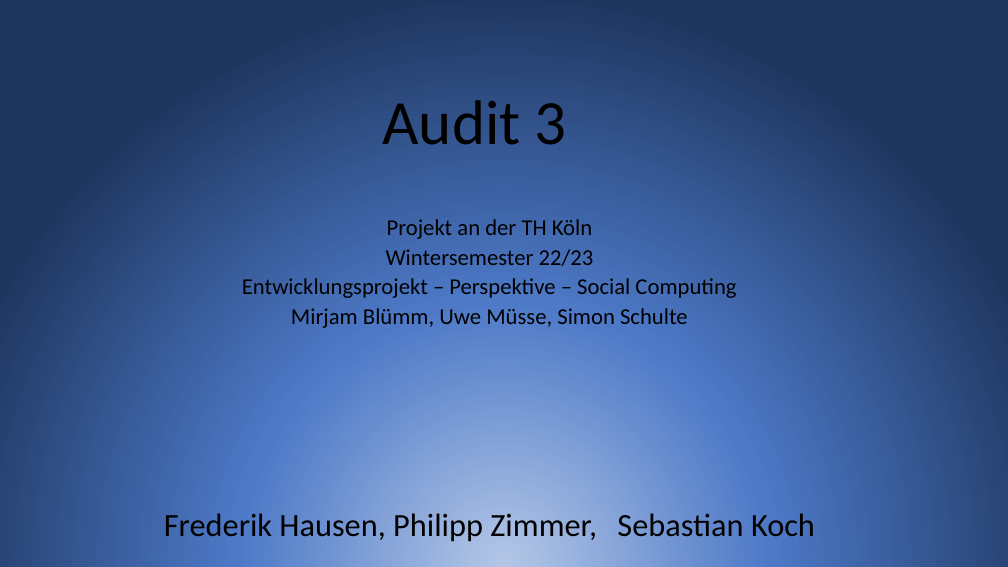
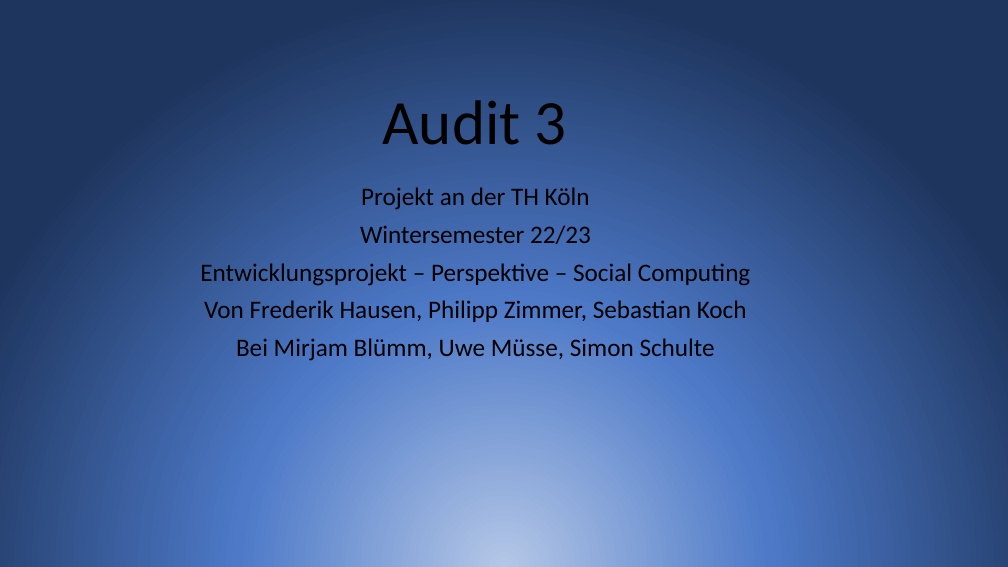
Before and after one commit to sebastiankoch10/EPWS2223HausenKochZimmer, a slide deck: slide 1 of Audits/EPWS2223HausenKochZimmer Audit 3.pptx. Drawn at 1008x567 pixels with LibreOffice and Linux fonts; fonts in the diff are those of the drawing. Boxes give left, top, right and bottom in pixels: in the first picture for what was removed or moved away, otherwise in the second. Text is boxed around its words. In the diff, an @@ line names an element or a change of style, - is before the commit and + after.

Commit message:
Update EPWS2223HausenKochZimmer Audit 3.pptx
add Login PoC

```diff
--- a/Audits/EPWS2223HausenKochZimmer Audit 3.pptx
+++ b/Audits/EPWS2223HausenKochZimmer Audit 3.pptx
@@ subtitle "Projekt an der TH Köln": place and size @@
-subtitle "Projekt an der TH Köln" at (242, 219, 736, 328)
+subtitle "Projekt an der TH Köln" at (200, 187, 750, 361)
@@ subtitle at (200, 187, 750, 286): size 21.6 to 24 pt in "Projekt an der TH Köln", "Wintersemester 22/23", "Entwicklungsprojekt – Perspektive – Social Computing"; line spacing 0.7 to 0.9 @@
@@ subtitle at (204, 300, 747, 361): text changed; size 21.6 to 24 pt @@
-Mirjam Blümm, Uwe Müsse, Simon Schulte
+Von Frederik Hausen, Philipp Zimmer, Sebastian Koch
+Bei Mirjam Blümm, Uwe Müsse, Simon Schulte
@@ text removed at (164, 513, 815, 542) @@
-Frederik Hausen, Philipp Zimmer, Sebastian Koch
```
Also in this commit, not shown: 1 other slide changed, 2 slides added, 1 slide removed.
